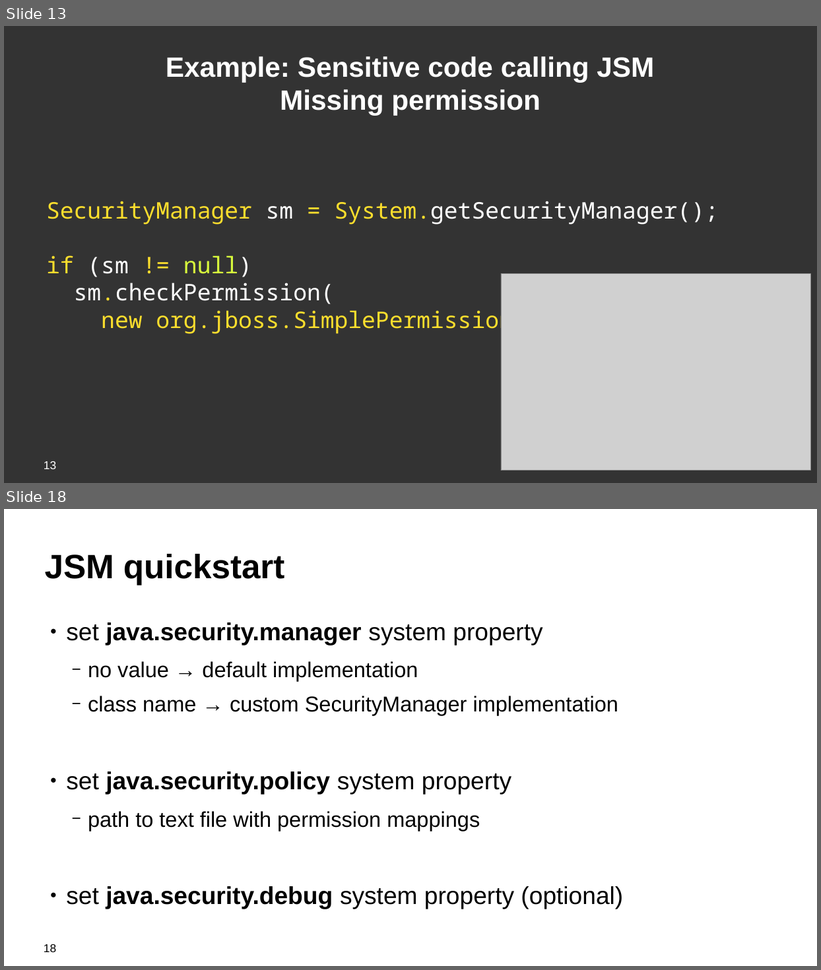
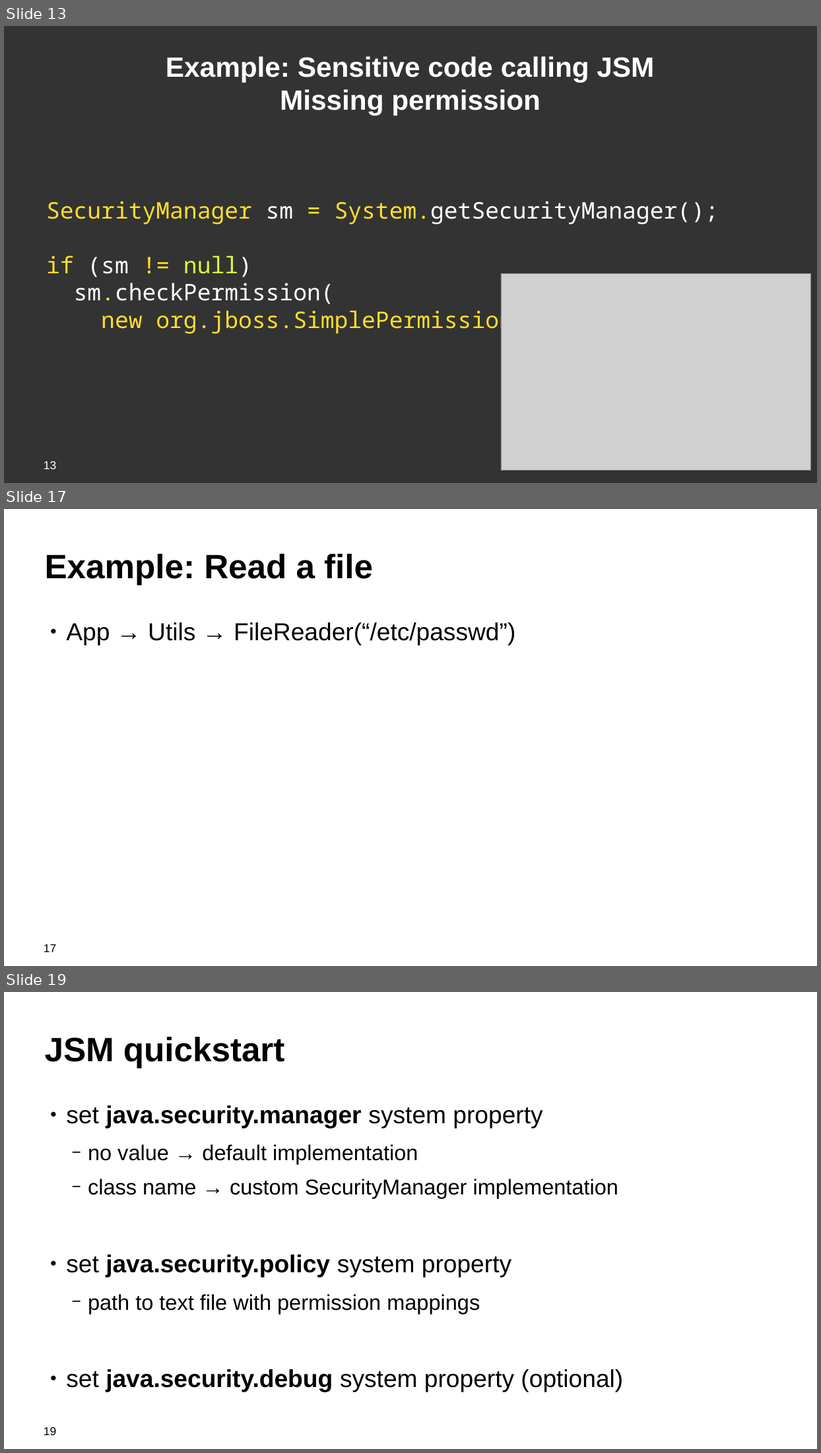
Before and after one commit to kwart/presentations, a slide deck: sec-man-reloaded.odp. Shown one above the other, each under a label of ours: slides 13 and 18 before the commit, slides 13, 17 and 19 after it; the slides between them are not shown. The pictures are 821x970 and 821x1453 pixels, drawn with LibreOffice and Linux fonts; fonts in the diff are those of the drawing; grey boxes stand for pictures; background and template pictures are left out. Boxes give left, top, right and bottom in pixels: in the first picture for what was removed or moved away, otherwise in the second. Text is boxed around its words. In the diff, an @@ line names an element or a change of style, - is before the commit and + after.

```diff
--- a/sec-man-reloaded.odp
+++ b/sec-man-reloaded.odp
@@ slide 17 added at (4, 509, 817, 966), background #FFFFFF @@
@@ title added at (45, 554, 373, 586), 53.2 pt, text #000000, bold @@
+Example: Read a file
@@ text added at (66, 623, 516, 645), 38.6 pt, text #000000 @@
+● App → Utils → FileReader(“/etc/passwd”)
@@ page number added at (44, 945, 56, 953), 18 pt, text #000000 @@
+17
@@ what was slide 18 is now slide 19 @@
@@ page number at (44, 1428, 56, 1436): text changed @@
-18
+19
```
Also in this commit, not shown: 5 slides changed, 1 other slide added.
